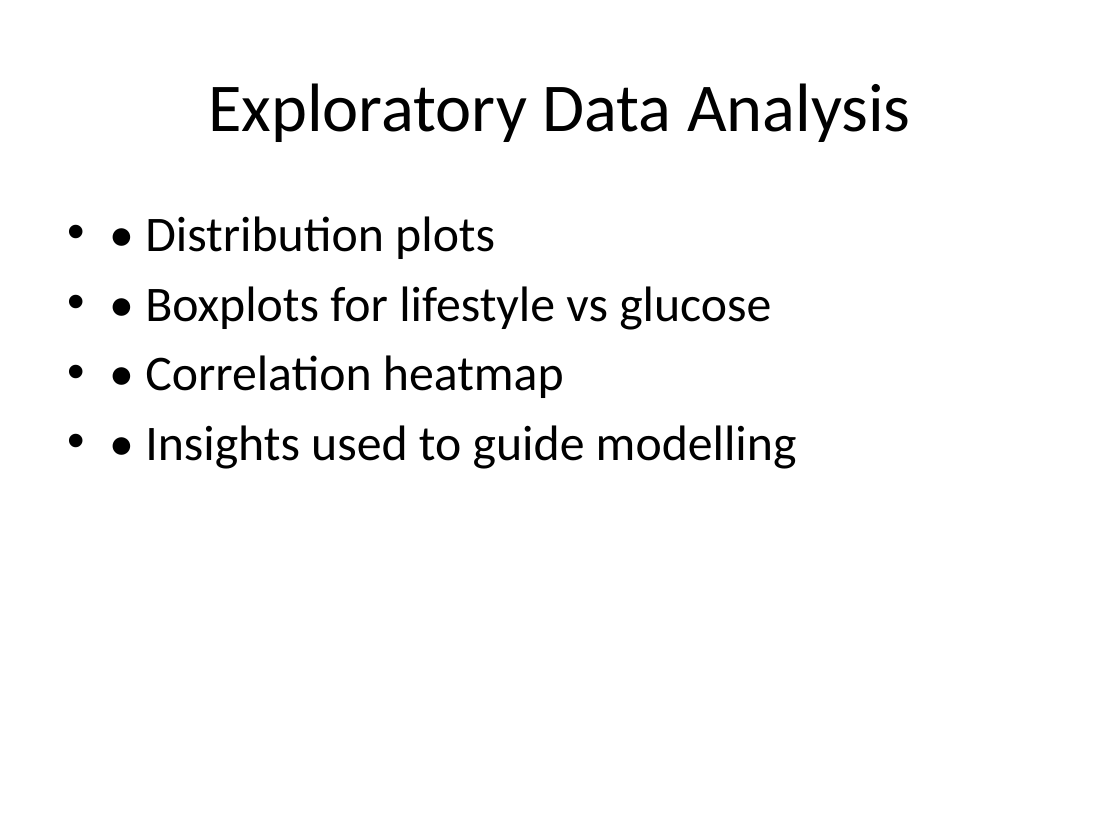
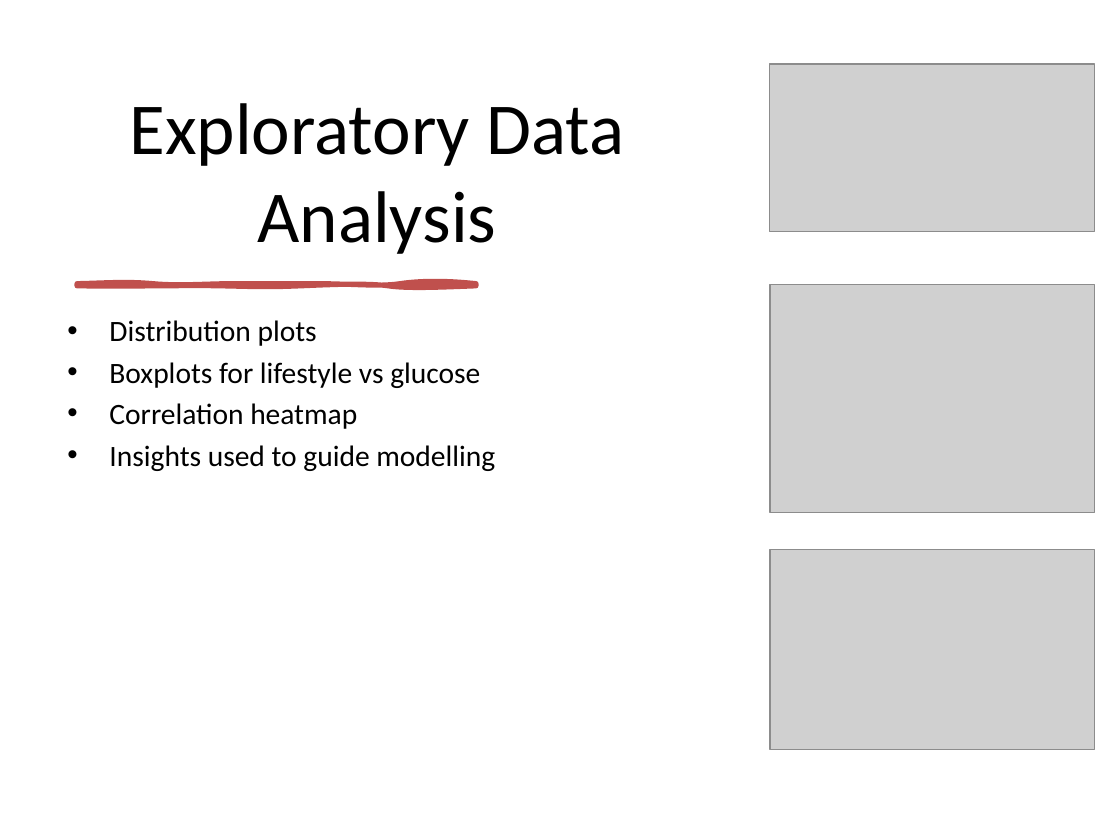
Before and after one commit to ansmalik67/multimodal-glucose-forecasting, a slide deck: slide 6 of Final_Glycaemic_Project_Presentation.pptx. Drawn at 1120x840 pixels with LibreOffice and Linux fonts; fonts in the diff are those of the drawing; grey boxes stand for pictures. Boxes give left, top, right and bottom in pixels: in the first picture for what was removed or moved away, otherwise in the second. Text is boxed around its words. In the diff, an @@ line names an element or a change of style, - is before the commit and + after.

```diff
--- a/Final_Glycaemic_Project_Presentation.pptx
+++ b/Final_Glycaemic_Project_Presentation.pptx
@@ title "Exploratory Data Analysis": place and size @@
-title "Exploratory Data Analysis" at bbox=[208, 83, 911, 142]
+title "Exploratory Data Analysis" at bbox=[129, 103, 624, 254]
@@ title "Exploratory Data Analysis" at bbox=[129, 103, 624, 254]: size 44 to 47 pt; vertical alignment middle to bottom @@
@@ picture added at bbox=[769, 64, 1094, 232] @@
@@ freeform shape added at bbox=[77, 283, 476, 286], fill #C0504D, outline #C0504D 3.25 pt @@
@@ picture added at bbox=[769, 284, 1094, 512] @@
@@ text at bbox=[109, 320, 495, 471]: text changed; size 32 to 19 pt @@
-• • Distribution plots
-• • Boxplots for lifestyle vs glucose
-• • Correlation heatmap
-• • Insights used to guide modelling
+• Distribution plots
+• Boxplots for lifestyle vs glucose
+• Correlation heatmap
+• Insights used to guide modelling
@@ picture added at bbox=[769, 550, 1094, 750] @@
```
Also in this commit, not shown: 13 other slides changed, 2 slides added, 1 other file.
